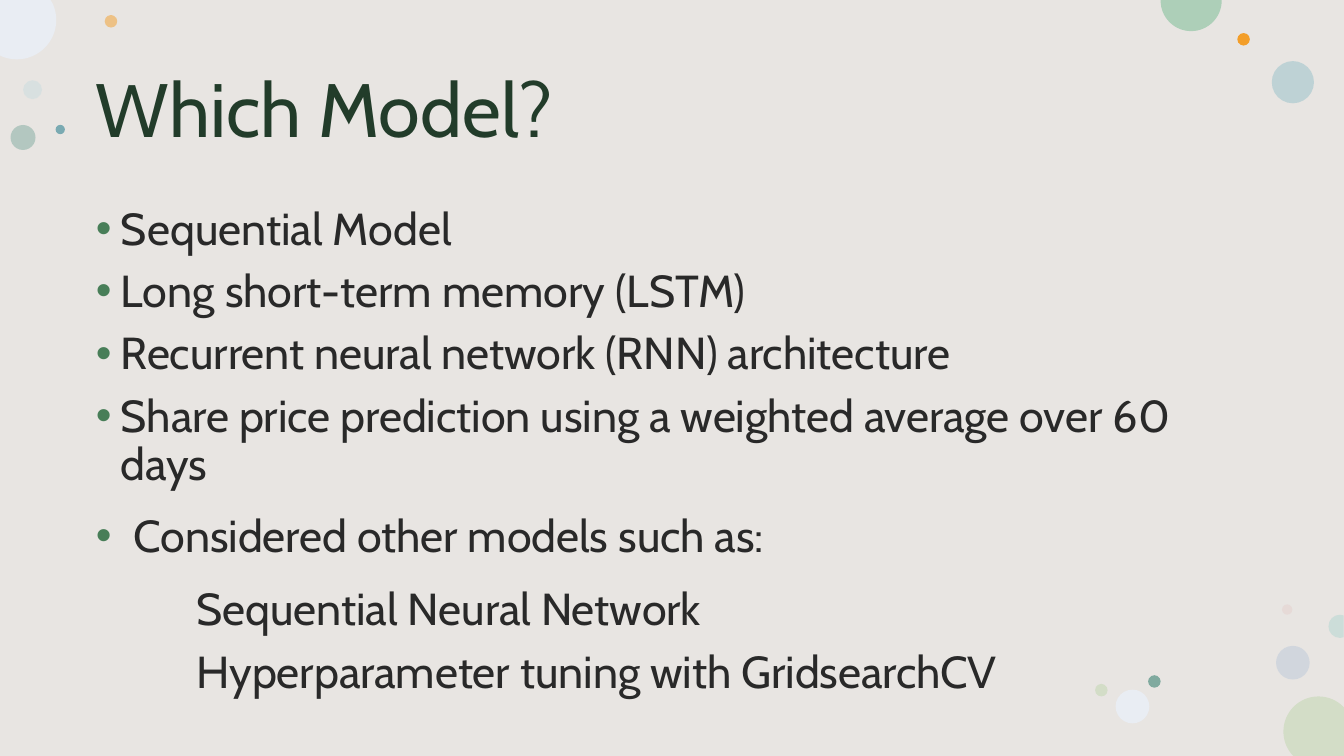
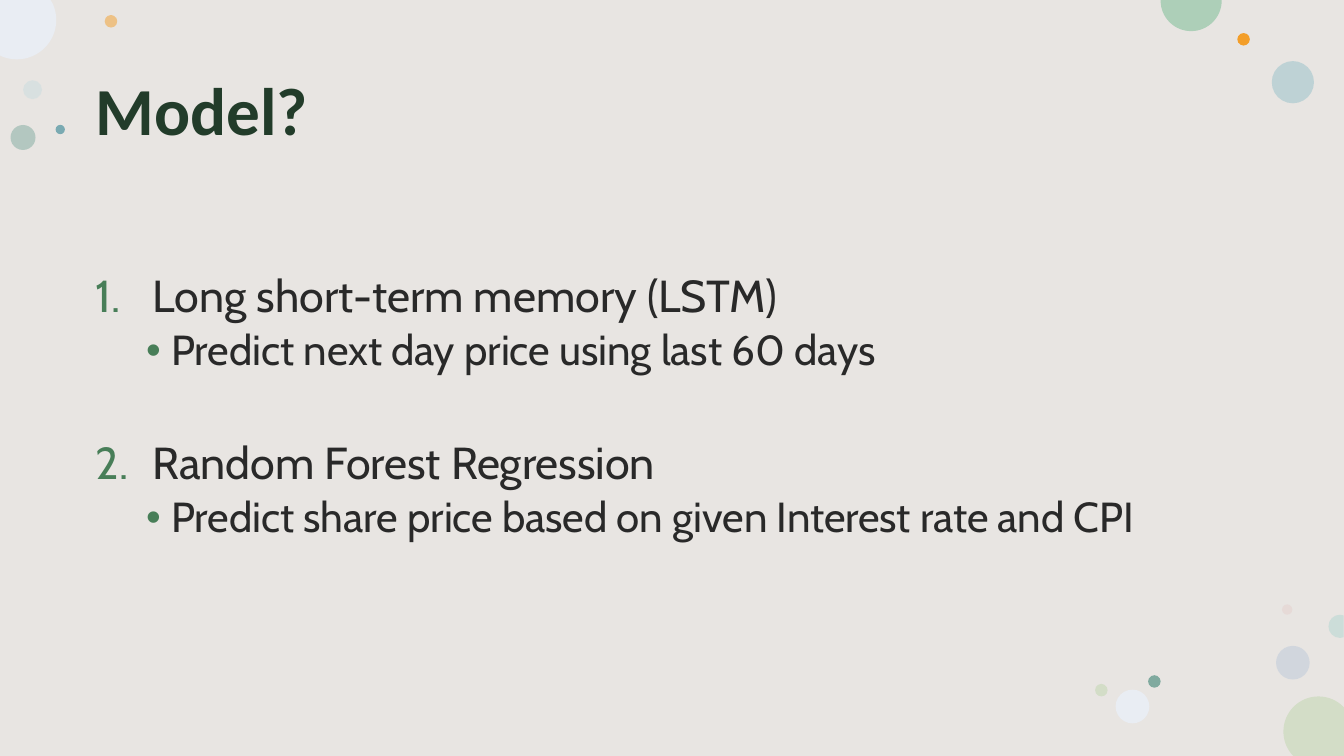
Before and after one commit to antoinetteboyle/Demystifying-ML, a slide deck: slide 4 of MACHINE LEARNING.pptx (slide 5 before the commit). Drawn at 1344x756 pixels with LibreOffice and Linux fonts; fonts in the diff are those of the drawing. Boxes give left, top, right and bottom in pixels: in the first picture for what was removed or moved away, otherwise in the second. Text is boxed around its words. In the diff, an @@ line names an element or a change of style, - is before the commit and + after.

```diff
--- a/MACHINE LEARNING.pptx
+++ b/MACHINE LEARNING.pptx
@@ title at <box>96,88,308,136</box>: text changed; size 54 to 48 pt; font Cabin to Calibri; bold on @@
-Which Model?
+Model?
@@ text at <box>121,211,452,255</box>: paragraph removed @@
-• Sequential Model
@@ text at <box>152,278,777,323</box>: bullet • to 1. @@
@@ text at <box>152,333,1134,542</box>: text changed; size 32 to 30 pt @@
-• Recurrent neural network (RNN) architecture
-• Share price prediction using a weighted average over 60 days
-• Considered other models such as:
-Sequential Neural Network
-Hyperparameter tuning with GridsearchCV
+  • Predict next day price using last 60 days
+2. Random Forest Regression
+  • Predict share price based on given Interest rate and CPI
```
Also in this commit, not shown: 4 other slides changed, 2 slides added, 3 slides removed, 58 other files.
